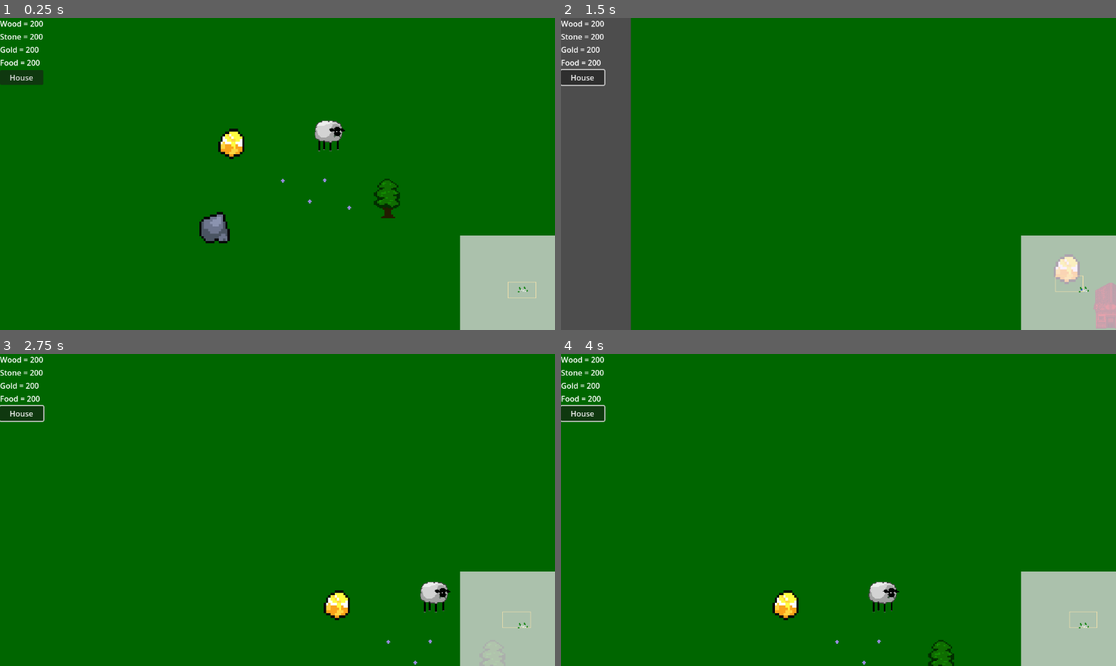
Above: before the commit, frames 1-4 (two rows, left to right).
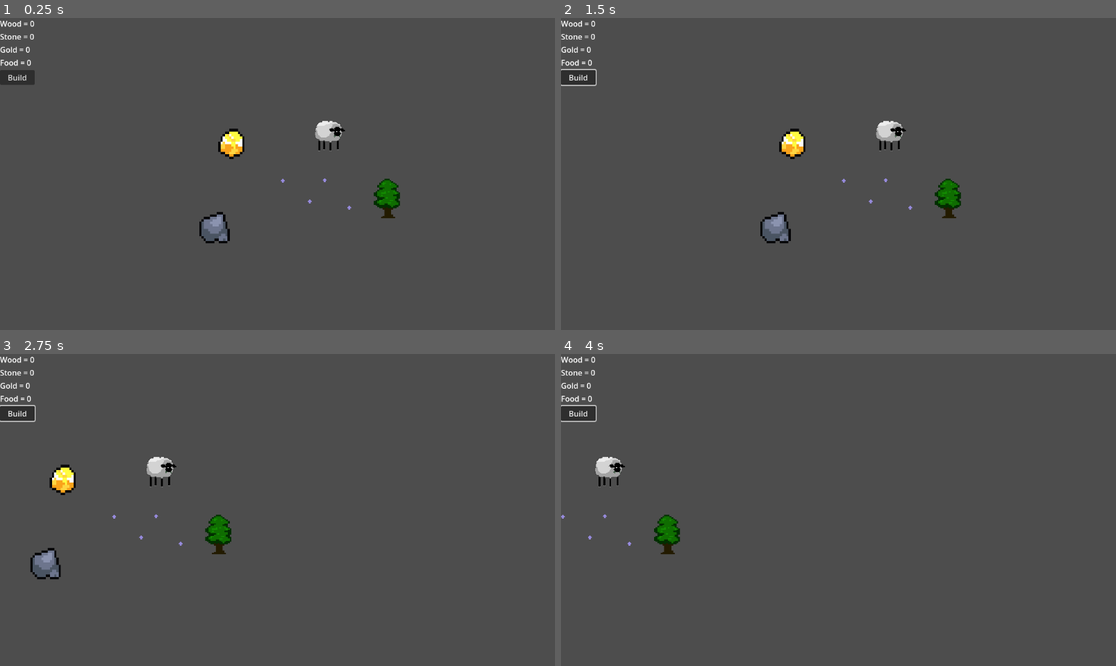
Above: after the commit, the same moments.

Repository: JoseRamonValladaresGonzalez/RTS_Godot
Game: Godot game, scene res://Scenes/world.tscn
Two runs of this game, one before a commit and one after it. Both use one fixed random seed, a clock stepped at 60 frames per second and the inputs below. The project has no main scene, so this scene is started directly.
Inputs (mouse positions are in pixels of both pictures, inside the frame that each line leads up to):
- Up to frame 1 (0.25 s): no input
- Up to frame 2 (1.5 s): click "House" (after the commit: "Build") at 0.5 s; click (1071, 283) at 1.27 s
- Up to frame 3 (2.75 s): tap Enter at 2 s; move the mouse to (399, 494) at 2.02 s; hold D (move_right) from 2.03 s (still down); click (399, 494) at 2.17 s
- Up to frame 4 (4 s): release D (move_right) at 2.75 s; drag from (727, 525) to (949, 641) at 2.77 s; move the mouse to (894, 441) at 3.52 s; hold D (move_right) from 3.53 s (still down); click (894, 441) at 3.67 s

The runs differ from the first frame. In frame 1, 98% of the frame differs, in the area x 0-100%, y 0-100%; in frame 2, 88%; in frame 3, 100%; in frame 4, 100%.

Commit message:
Revert "day 2"
This reverts commit 09d7fbf89092e833b530e794910a711973546e10.

Diff:
--- a/Scenes/building.tscn
+++ b/Scenes/building.tscn
@@ -1,24 +1,16 @@
-[gd_scene load_steps=6 format=3 uid="uid://16ktk10rfydd"]
+[gd_scene load_steps=3 format=3 uid="uid://16ktk10rfydd"]
 
-[ext_resource type="Texture2D" uid="uid://b7r14cmi8akdp" path="res://sprites/house.png" id="1_1s0py"]
-[ext_resource type="Script" path="res://scripts/house.gd" id="1_4lo8h"]
-[ext_resource type="Texture2D" uid="uid://c0y3rsmqafk8f" path="res://sprites/Image10000.png" id="3_3pqg8"]
+[ext_resource type="Texture2D" uid="uid://dd5u1eccpyxw1" path="res://sprites/gold_bar.png" id="1_n6qkx"]
 
 [sub_resource type="RectangleShape2D" id="RectangleShape2D_wbqgg"]
 size = Vector2(91, 91)
 
-[sub_resource type="RectangleShape2D" id="RectangleShape2D_8mf45"]
-size = Vector2(184, 153)
-
-[node name="House" type="Node2D" groups=["buildings"]]
-position = Vector2(57, 124)
-script = ExtResource("1_4lo8h")
+[node name="Building" type="Node2D"]
 
 [node name="Sprite2D" type="Sprite2D" parent="."]
-visible = false
-position = Vector2(34, 41)
-scale = Vector2(0.247037, 0.229634)
-texture = ExtResource("1_1s0py")
+position = Vector2(37, 38)
+scale = Vector2(5.625, 5.75)
+texture = ExtResource("1_n6qkx")
 
 [node name="StaticBody2D" type="StaticBody2D" parent="."]
 collision_layer = 4
@@ -27,55 +19,3 @@
 [node name="CollisionShape2D" type="CollisionShape2D" parent="StaticBody2D"]
 position = Vector2(35.5, 35.5)
 shape = SubResource("RectangleShape2D_wbqgg")
-
-[node name="HouseButton" type="TextureButton" parent="."]
-offset_left = -33.0
-offset_top = -26.0
-offset_right = 106.0
-offset_bottom = 108.0
-mouse_filter = 2
-texture_normal = ExtResource("1_1s0py")
-ignore_texture_size = true
-stretch_mode = 0
-
-[node name="VBoxContainer" type="VBoxContainer" parent="."]
-anchors_preset = 8
-anchor_left = 0.5
-anchor_top = 0.5
-anchor_right = 0.5
-anchor_bottom = 0.5
-offset_left = -10.0
-offset_top = -123.0
-offset_right = 82.0
-offset_bottom = -12.0
-grow_horizontal = 2
-grow_vertical = 2
-alignment = 1
-
-[node name="TextureRect" type="TextureRect" parent="VBoxContainer"]
-layout_mode = 2
-texture = ExtResource("3_3pqg8")
-
-[node name="Label" type="Label" parent="VBoxContainer"]
-layout_mode = 2
-text = "Food = 20 Wood =10"
-
-[node name="UnitButton" type="Button" parent="VBoxContainer"]
-layout_mode = 2
-text = "Summon
-"
-
-[node name="MenuArea" type="Area2D" parent="."]
-
-[node name="MenuShape" type="CollisionShape2D" parent="MenuArea"]
-position = Vector2(38, -45.5)
-shape = SubResource("RectangleShape2D_8mf45")
-
-[connection signal="mouse_entered" from="HouseButton" to="." method="_on_house_button_mouse_entered"]
-[connection signal="mouse_exited" from="HouseButton" to="." method="_on_house_button_mouse_exited"]
-[connection signal="pressed" from="HouseButton" to="." method="_on_house_button_pressed"]
-[connection signal="pressed" from="HouseButton" to="." method="_on_texture_button_pressed"]
-[connection signal="pressed" from="VBoxContainer/UnitButton" to="." method="_on_unit_button_pressed"]
-[connection signal="pressed" from="VBoxContainer/UnitButton" to="." method="_on_button_pressed"]
-[connection signal="area_entered" from="MenuArea" to="." method="_on_menu_area_area_entered"]
-[connection signal="area_exited" from="MenuArea" to="." method="_on_menu_area_area_exited"]
--- a/Scenes/minimap.tscn
+++ /dev/null
@@ -1,43 +0,0 @@
-[gd_scene load_steps=2 format=3 uid="uid://dmtilhxtgjmwb"]
-
-[ext_resource type="Script" path="res://scripts/minimap.gd" id="1_3dl8r"]
-
-[node name="minimap" type="Control"]
-custom_minimum_size = Vector2(200, 200)
-layout_mode = 3
-anchors_preset = 1
-anchor_left = 1.0
-anchor_right = 1.0
-grow_horizontal = 0
-script = ExtResource("1_3dl8r")
-world_bounds = Rect2(-2000, -2000, 4000, 4000)
-
-[node name="Background" type="ColorRect" parent="." groups=["UI"]]
-layout_mode = 1
-anchors_preset = 15
-anchor_right = 1.0
-anchor_bottom = 1.0
-grow_horizontal = 2
-grow_vertical = 2
-color = Color(0.978173, 0.920419, 0.9814, 0.686275)
-
-[node name="MarkersContainer" type="Control" parent="."]
-layout_mode = 3
-anchors_preset = 0
-offset_right = 40.0
-offset_bottom = 40.0
-mouse_filter = 2
-
-[node name="ClickArea" type="Button" parent="."]
-clip_contents = true
-custom_minimum_size = Vector2(200, 200)
-layout_mode = 1
-anchors_preset = 1
-anchor_left = 1.0
-anchor_right = 1.0
-offset_left = -200.0
-offset_bottom = 200.0
-grow_horizontal = 0
-focus_mode = 0
-flat = true
-expand_icon = true
--- a/Scenes/tree.tscn
+++ b/Scenes/tree.tscn
@@ -12,7 +12,6 @@
 [node name="Tree" type="StaticBody2D" groups=["resources"]]
 collision_layer = 2
 script = ExtResource("1_sbsip")
-resource_amount = 200
 
 [node name="Area2D" type="Area2D" parent="."]
 collision_layer = 2
--- a/Scenes/unit.tscn
+++ b/Scenes/unit.tscn
@@ -18,7 +18,7 @@
 [sub_resource type="CircleShape2D" id="CircleShape2D_qurco"]
 radius = 21.0
 
-[node name="Unit" type="CharacterBody2D" groups=["units"]]
+[node name="Unit" type="CharacterBody2D"]
 collision_mask = 6
 script = ExtResource("1_xepyd")
 separation_force = 500.0
--- a/Scenes/world.tscn
+++ b/Scenes/world.tscn
@@ -1,34 +1,20 @@
-[gd_scene load_steps=10 format=3 uid="uid://c63dmshufu0cd"]
+[gd_scene load_steps=9 format=3 uid="uid://c63dmshufu0cd"]
 
 [ext_resource type="PackedScene" uid="uid://bumskamcs8uyw" path="res://UI/ui.tscn" id="1_0rvul"]
 [ext_resource type="Script" path="res://scripts/world.gd" id="1_d56de"]
 [ext_resource type="Script" path="res://scripts/camera.gd" id="2_kbcct"]
 [ext_resource type="PackedScene" uid="uid://b2cyav6mp0j4b" path="res://Scenes/unit.tscn" id="3_e0jy0"]
-[ext_resource type="PackedScene" uid="uid://dmtilhxtgjmwb" path="res://Scenes/minimap.tscn" id="3_j3hwp"]
 [ext_resource type="PackedScene" uid="uid://bb6w585bffsg7" path="res://Scenes/tree.tscn" id="5_h332x"]
 [ext_resource type="PackedScene" uid="uid://dkhe3l3x58fnp" path="res://Scenes/stone.tscn" id="6_iokfy"]
 [ext_resource type="PackedScene" uid="uid://cvx6agoj4eipt" path="res://Scenes/gold.tscn" id="7_fnqud"]
 [ext_resource type="PackedScene" uid="uid://cot17f01ipxgn" path="res://Scenes/sheep.tscn" id="8_18t5e"]
 
 [node name="World" type="Node2D"]
-position = Vector2(569, 260)
 script = ExtResource("1_d56de")
 
 [node name="UI" parent="." instance=ExtResource("1_0rvul")]
 
-[node name="minimap" parent="UI" node_paths=PackedStringArray("camera") instance=ExtResource("3_j3hwp")]
-offset_left = -197.0
-offset_top = 452.0
-offset_right = 3.0
-offset_bottom = 652.0
-camera_path = NodePath("../../Camera")
-camera = NodePath("../../Camera")
-
 [node name="Camera" type="Camera2D" parent="."]
-limit_left = -2000
-limit_top = -2000
-limit_right = 2000
-limit_bottom = 2000
 script = ExtResource("2_kbcct")
 
 [node name="Panel" type="Panel" parent="."]
@@ -58,19 +44,4 @@
 [node name="sheep" parent="." instance=ExtResource("8_18t5e")]
 position = Vector2(83, -128)
 
-[node name="ColorRect" type="ColorRect" parent="."]
-z_index = -2
-custom_minimum_size = Vector2(2000, 4000)
-anchors_preset = 8
-anchor_left = 0.5
-anchor_top = 0.5
-anchor_right = 0.5
-anchor_bottom = 0.5
-offset_left = -1000.0
-offset_top = -1000.0
-offset_right = 1000.0
-offset_bottom = 1000.0
-grow_horizontal = 2
-grow_vertical = 2
-mouse_filter = 2
-color = Color(0, 0.4, 0, 1)
+[editable path="UI"]
--- a/UI/ui.tscn
+++ b/UI/ui.tscn
@@ -2,7 +2,7 @@
 
 [ext_resource type="Script" path="res://scripts/ui.gd" id="1_s066b"]
 
-[node name="UI" type="CanvasLayer" groups=["UI"]]
+[node name="UI" type="CanvasLayer"]
 script = ExtResource("1_s066b")
 
 [node name="VBoxContainer" type="VBoxContainer" parent="."]
@@ -30,6 +30,6 @@
 
 [node name="build_button" type="Button" parent="VBoxContainer"]
 layout_mode = 2
-text = "House"
+text = "Build"
 
 [connection signal="pressed" from="VBoxContainer/build_button" to="." method="_on_build_button_pressed"]
--- a/project.godot
+++ b/project.godot
@@ -23,9 +23,6 @@
 trees=""
 resources=""
 stones=""
-UI=""
-units=""
-buildings=""
 
 [input]
 
--- a/scripts/global.gd
+++ b/scripts/global.gd
@@ -2,10 +2,10 @@
 extends Node
 
 # Recursos
-static var wood = 200
-static var stone = 200
-static var gold = 200
-static var food = 200
+static var wood = 0
+static var stone = 0
+static var gold = 0
+static var food = 0
 
 # Costos de edificios (ahora es un diccionario normal)
 static var building_costs = {
@@ -43,27 +43,3 @@
 				gold -= costs[resource]
 			"food":
 				food -= costs[resource]
-
-
-static var unit_costs = {
-	"villager": {"food": 20, "wood": 10}
-}
-
-static func can_afford_unit(unit_type: String) -> bool:
-	var costs = unit_costs.get(unit_type, {})
-	for resource in costs:
-		match resource:
-			"wood": if wood < costs[resource]: return false
-			"food": if food < costs[resource]: return false
-			"stone": if stone < costs[resource]: return false
-			"gold": if gold < costs[resource]: return false
-	return true
-
-static func deduct_unit_cost(unit_type: String):
-	var costs = unit_costs.get(unit_type, {})
-	for resource in costs:
-		match resource:
-			"wood": wood -= costs[resource]
-			"food": food -= costs[resource]
-			"stone": stone -= costs[resource]
-			"gold": gold -= costs[resource]
--- a/scripts/house.gd
+++ /dev/null
@@ -1,58 +0,0 @@
-extends Node2D
-@onready var v_box_container: VBoxContainer = $VBoxContainer
-@onready var house_button: TextureButton = $HouseButton
-@onready var menu_area: Area2D = $MenuArea
-@onready var menu_shape: CollisionShape2D = $MenuArea/MenuShape
-@onready var units_node = get_node("/root/World/Units")
-
-var is_mouse_in_menu_area: bool = false
-var unit_scene = preload("res://Scenes/unit.tscn")
-func _ready():
-	# Configurar colisión del edificio
-	var collision_shape = get_node("StaticBody2D/CollisionShape2D")
-	collision_shape.set_deferred("disabled", false)
-
-	# Configurar botón y menú
-	house_button.mouse_filter = Control.MOUSE_FILTER_STOP
-	v_box_container.hide()
-
-func _on_house_button_pressed():
-	var ui = get_tree().get_first_node_in_group("UI")
-	if ui && !ui.building_mode_active:
-		# Toggle simple de visibilidad
-		v_box_container.visible = !v_box_container.visible
-
-func spawn_unit():
-	if Global.food >= 20 && Global.wood >= 10:
-		Global.food -= 20
-		Global.wood -= 10
-
-		var new_unit = unit_scene.instantiate()
-		units_node.add_child(new_unit)  # Añade al contenedor Units
-
-		new_unit.global_position = global_position + Vector2(50, 30)
-		new_unit.add_to_group("unit")
-
-		if new_unit is CharacterBody2D:
-			new_unit.collision_layer = 1
-			new_unit.collision_mask = 0b110
-		else:
-			printerr("ERROR: No se encontró el nodo Units!")
-			return
-
-		# Configurar posición, grupo y colisiones
-		new_unit.global_position = global_position + Vector2(180, 30)
-		new_unit.add_to_group("unit")
-
-		if new_unit is CharacterBody2D:
-			new_unit.collision_layer = 1  # Layer 1
-			new_unit.collision_mask = 0b110  # Layers 2 y 3 (6 en decimal)
-		else:
-			printerr("La unidad no tiene CharacterBody2D como raíz!")
-
-	else:
-		print("Recursos insuficientes!")
-
-
-func _on_unit_button_pressed():
-	spawn_unit()
--- a/scripts/minimap.gd
+++ /dev/null
@@ -1,105 +0,0 @@
-extends Control
-
-@export var world_bounds: Rect2 = Rect2(0, 0, 2000, 2000)  # Ajustar al tamaño real del mapa
-@export var camera_path: NodePath  # Asignar en el editor la cámara principal
-@export var player_color: Color = Color.WHITE
-@export var enemy_color: Color = Color.RED
-@export var building_color: Color = Color.ROYAL_BLUE
-@export var camera: Camera2D
-@onready var markers_container: Control = $MarkersContainer
-@export var resource_color: Color = Color.FOREST_GREEN  # Nuevo color para recursos
-@export var resource_size: int = 3  # Tamaño de marcadores de recursos
-
-func _ready():
-
-	add_to_group("UI")
-	size = custom_minimum_size
-	$ClickArea.pressed.connect(_on_minimap_clicked)
-	$ClickArea.custom_minimum_size = size
-	$ClickArea.position = Vector2.ZERO
-	$ClickArea.size = size
-	$ClickArea.mouse_default_cursor_shape = Control.CURSOR_POINTING_HAND
-	if not camera:
-		printerr("¡Cámara no asignada en el minimapa!")
-		return
-
-func _process(delta):
-	queue_redraw()
-	update_markers()
-
-func _draw():
-	# Dibujar área visible de la cámara
-	var cam_rect = _get_camera_rect()
-	draw_rect(cam_rect, Color.GOLD, false, 1.0)
-
-func update_markers():
-	# Limpiar marcadores antiguos
-	for child in markers_container.get_children():
-		child.queue_free()
-
-	# Dibujar unidades
-	for unit in get_tree().get_nodes_in_group("units"):
-		_create_marker(unit.global_position, player_color, 2)
-
-	# Dibujar edificios
-	for building in get_tree().get_nodes_in_group("buildings"):
-		_create_marker(building.global_position, building_color, 4)
-
-	for resource in get_tree().get_nodes_in_group("resources"):
-		_create_marker(resource.global_position, resource_color, resource_size)
-
-func _create_marker(position: Vector2, color: Color, size: int):
-	var marker = Control.new()
-	marker.custom_minimum_size = Vector2(size, size)
-	marker.position = _world_to_minimap(position) - Vector2(size/2, size/2)
-
-	var texture_rect = TextureRect.new()
-	texture_rect.texture = create_circle_texture(size, color)
-
-	marker.add_child(texture_rect)
-	markers_container.add_child(marker)
-
-func create_circle_texture(size: int, color: Color) -> ImageTexture:
-	var image = Image.create(size, size, false, Image.FORMAT_RGBA8)
-	image.fill(color)
-
-	var texture = ImageTexture.create_from_image(image)
-	return texture
-
-func _world_to_minimap(world_pos: Vector2) -> Vector2:
-	var normalized = (world_pos - world_bounds.position) / world_bounds.size
-	return normalized * size
-
-func _get_camera_rect() -> Rect2:
-	if not is_instance_valid(camera):
-		return Rect2()
-
-	# Limitar posición de la cámara a los bordes del mundo
-	var clamped_pos = Vector2(
-		clamp(camera.global_position.x, world_bounds.position.x, world_bounds.end.x),
-		clamp(camera.global_position.y, world_bounds.position.y, world_bounds.end.y)
-	)
-
-	var viewport_size: Vector2 = Vector2(get_viewport().size) / camera.zoom
-	var camera_half_size = viewport_size / 2.0
-
-	var top_left = _world_to_minimap(clamped_pos - camera_half_size)
-	var bottom_right = _world_to_minimap(clamped_pos + camera_half_size)
-
-	# Asegurar que el rectángulo no salga del minimapa
-	var minimap_rect = Rect2(Vector2.ZERO, size)
-	return Rect2(top_left, bottom_right - top_left).intersection(minimap_rect)
-func _on_minimap_clicked():
-	# Obtener rectángulo global del minimapa
-	var minimap_global_rect = get_global_rect()
-	var mouse_global_pos = get_global_mouse_position()
-
-	# Verificar si el clic está dentro del área VISUAL real
-	if minimap_global_rect.has_point(mouse_global_pos):
-		# Convertir a coordenadas relativas al minimapa
-		var local_pos = get_local_mouse_position()
-		var world_pos = (local_pos / size) * world_bounds.size + world_bounds.position
-		camera.global_position = world_pos
-		get_viewport().set_input_as_handled()  # ¡Importante!
-	else:
-		return
--- a/scripts/ui.gd
+++ b/scripts/ui.gd
@@ -10,7 +10,7 @@
 @onready var build_button: Button = $VBoxContainer/build_button
 var building_selected = false
 var building_type = null
-var building_mode_active = false
+
 
 func _process(delta: float) -> void:
 	wood.text = "Wood = " + str(Global.wood)
@@ -27,19 +27,12 @@
 signal building_mode_changed(enabled: bool, type: String)
 
 func _on_build_button_pressed() -> void:
-	if !building_mode_active:  # Solo activar si no está ya en modo construcción
-		if Global.can_afford("house"):
-			building_mode_active = true
-			building_selected = true
-			building_type = "house"
-			building_mode_changed.emit(true, "house")
-		else:
-			print("No tienes suficientes recursos!")
+	if Global.can_afford("house"):  # Ahora usa el método estático corregido
+		building_selected = true
+		building_type = "house"
+		building_mode_changed.emit(true, "house")
 	else:
-
-		building_mode_active = false
-		building_selected = false
-		building_mode_changed.emit(false, "")
+		print("No tienes suficientes recursos!")
 
 func can_afford(building: String) -> bool:
 	var costs = building_costs.get(building, {})
--- a/scripts/world.gd
+++ b/scripts/world.gd
@@ -10,6 +10,7 @@
 func _ready():
 	camera.area_selected.connect(_on_area_selected)
 	$UI.building_mode_changed.connect(_on_building_mode_changed)
+
 	# Conectar señales de recursos solo una vez al inicio
 	for res in get_tree().get_nodes_in_group("resources"):
 		if res.has_signal("resource_harvested") && !res.resource_harvested.is_connected(_on_resource_harvested):
@@ -24,26 +25,14 @@
 
 func create_preview():
 	preview_instance = building_scene.instantiate()
-
-	# Desactivar completamente las colisiones del preview
 	var static_body = preview_instance.get_node("StaticBody2D")
-	static_body.collision_layer = 0  # IMPORTANTE: Desactivar layer
-	static_body.collision_mask = 0
-	static_body.get_node("CollisionShape2D").disabled = true
-
-	# Desactivar interacción UI
-	preview_instance.get_node("HouseButton").disabled = true
-
+	static_body.set_deferred("disabled", true)
 	add_child(preview_instance)
 
 func clear_preview():
 	if preview_instance:
-		var mouse_pos = get_viewport().get_mouse_position() + Vector2(20, 20)
 		preview_instance.queue_free()
 		preview_instance = null
-	# Forzar actualización del estado UI
-	$UI.building_mode_active = false
-	get_tree().call_group("UI", "update_building_state")
 
 func _process(delta):
 	if preview_instance:
@@ -51,7 +40,7 @@
 
 func update_preview_position():
 	var mouse_pos = get_global_mouse_position()
-	preview_instance.global_position = mouse_pos + Vector2(50, 10)
+	preview_instance.global_position = mouse_pos
 	preview_instance.modulate = Color.GREEN if is_valid_placement() else Color.RED
 
 func is_valid_placement() -> bool:
@@ -72,18 +61,10 @@
 		place_building()
 		Global.deduct_resources(building_type)
 		clear_preview()
-		# Forzar salida del modo construcción
-		$UI.building_mode_active = false
-		get_tree().call_group("UI", "update_building_state")
-	else:
-		print("Posición inválida o recursos insuficientes!")
+
 func place_building():
 	var new_building = building_scene.instantiate()
-
 	new_building.global_position = preview_instance.global_position
-
-	new_building.get_node("StaticBody2D/CollisionShape2D").set_deferred("disabled", false)
-	new_building.get_node("HouseButton").disabled = false
 	add_child(new_building)
 
 func _on_resource_harvested(type: String, amount: int):
@@ -99,71 +80,35 @@
 
 
 func _unhandled_input(event: InputEvent):
-	if event is InputEventMouseButton and event.pressed:
-		# 1. Primero verificar si es clic en el minimapa
-		var minimap =$UI/minimap
-		var minimap_rect = minimap.get_global_rect()
-		if minimap_rect.has_point(event.global_position):
-			return  # Ignorar completamente los clics en el minimapa
-
-		# 2. Verificar otros elementos UI
-		var ui_controls = get_tree().get_nodes_in_group("UI")
-		var mouse_over_ui = false
-
-		for control in ui_controls:
-			if control is Control and control.is_visible_in_tree():
-				var control_rect = Rect2(control.global_position, control.size)
-				if control_rect.has_point(event.global_position):
-					mouse_over_ui = true
-					break
-
-		# 3. Solo procesar si NO es clic en UI
-		if not mouse_over_ui:
+	if event is InputEventMouseButton:
+		if event.pressed:
 			if event.button_index == MOUSE_BUTTON_LEFT and preview_instance:
 				try_place_building()
-				clear_preview()
-				get_viewport().set_input_as_handled()
-
 			elif event.button_index == MOUSE_BUTTON_RIGHT:
 				clear_preview()
-				if not preview_instance:
-					# Convertir posición del mouse a coordenadas del mundo real
-					var mouse_pos = get_viewport().get_mouse_position()
-					var camera_pos = camera.global_position
-					var world_mouse_pos = get_global_mouse_position()
 
-					# Movimiento de unidades con posición corregida
-					var space_state = get_world_2d().direct_space_state
-					var ray_query = PhysicsRayQueryParameters2D.create(camera.position, world_mouse_pos)
-					var result = space_state.intersect_ray(ray_query)
-					var resource_target = null
+				# Movimiento de unidades
+				var mouse_pos = get_global_mouse_position()
+				var space_state = get_world_2d().direct_space_state
+				var ray_query = PhysicsRayQueryParameters2D.create(camera.position, mouse_pos)
+				var result = space_state.intersect_ray(ray_query)
+				var resource_target = null
 
-					if result:
-						var collider = result["collider"]
-						if collider.is_in_group("resources"):
-							resource_target = collider
+				if result:
+					var collider = result["collider"]
+					if collider.is_in_group("resources"):
+						resource_target = collider
 
-					for unit in selected_units:
-						if resource_target:
-							unit.move_to(resource_target.global_position, resource_target)
-						else:
-							unit.move_to(world_mouse_pos, null)
-
-				get_viewport().set_input_as_handled()
+				for unit in selected_units:
+					if resource_target:
+						unit.move_to(resource_target.global_position, resource_target)
+					else:
+						unit.move_to(mouse_pos, null)
 
 func _on_area_selected(rect: Rect2):
 	selected_units.clear()
-	# Convertir rectángulo de selección a coordenadas globales correctas
-	var camera_center = camera.global_position
-
-	var zoom_factor = camera.zoom
-	var world_rect = Rect2(
-		(rect.position - camera_center) / zoom_factor + camera_center,
-		rect.size / zoom_factor
-	)
-
 	for unit in units.get_children():
-		if world_rect.has_point(unit.global_position):
+		if rect.has_point(unit.global_position):
 			unit.select()
 			selected_units.append(unit)
 		else:
Binary file removed: sprites/house.png
Not shown, removed: sprites/house.png.import
